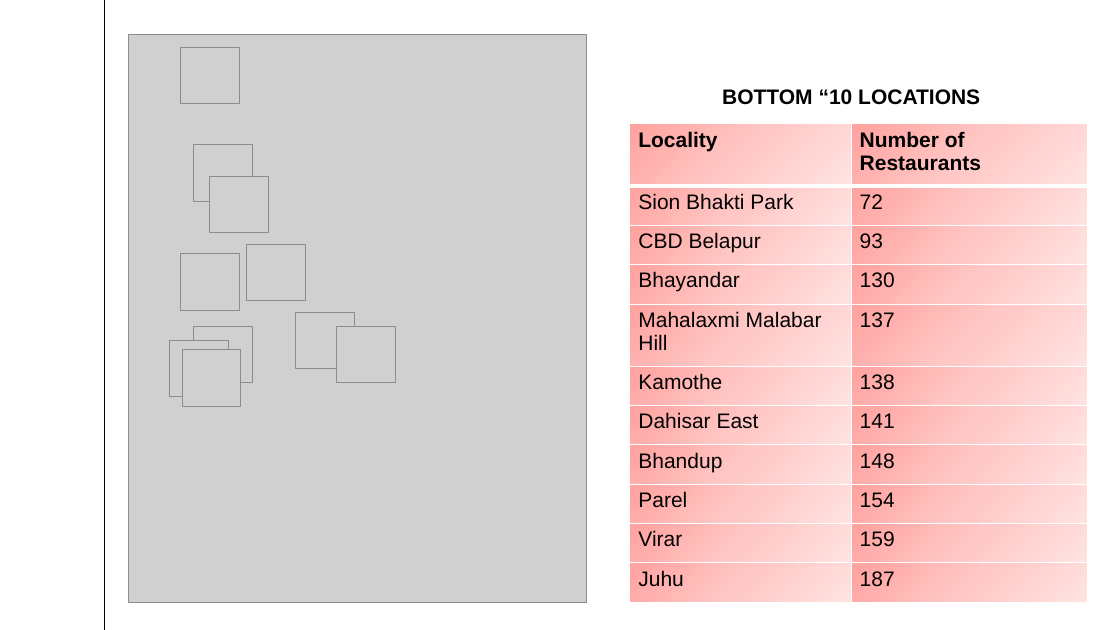
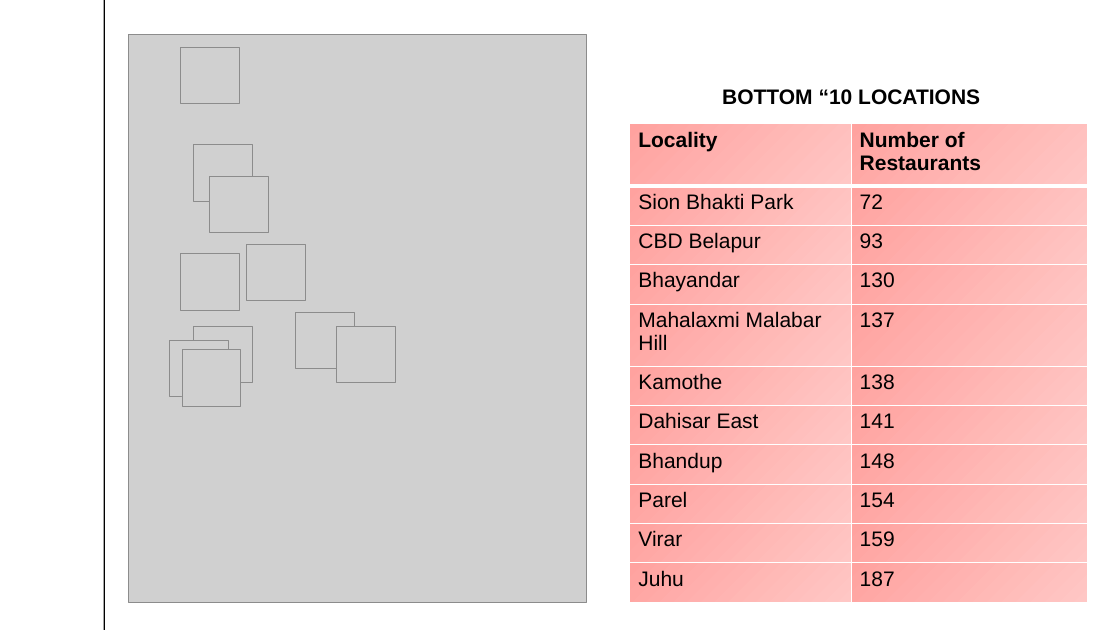
Before and after one commit to Ruthik27/Bed_Rest_and_Order_Services, a slide deck: slide 5 of swiggy_mumbai/Mumbai.pptx. Drawn at 1120x630 pixels with LibreOffice and Linux fonts; fonts in the diff are those of the drawing; grey boxes stand for pictures. Boxes give left, top, right and bottom in pixels: in the first picture for what was removed or moved away, otherwise in the second. Text is boxed around its words. In the diff, an @@ line names an element or a change of style, - is before the commit and + after.

Commit message:
ppt updates

```diff
--- a/swiggy_mumbai/Mumbai.pptx
+++ b/swiggy_mumbai/Mumbai.pptx
@@ table at (630,124,1089,603) @@
@@ fill gradient #FFA3A0 to #FFC7C5 to #FFE4E3 to gradient #FFA29F to #FFC7C5 in 22 cells @@
@@ borders changed @@
```
Also in this commit, not shown: 4 other slides changed.
